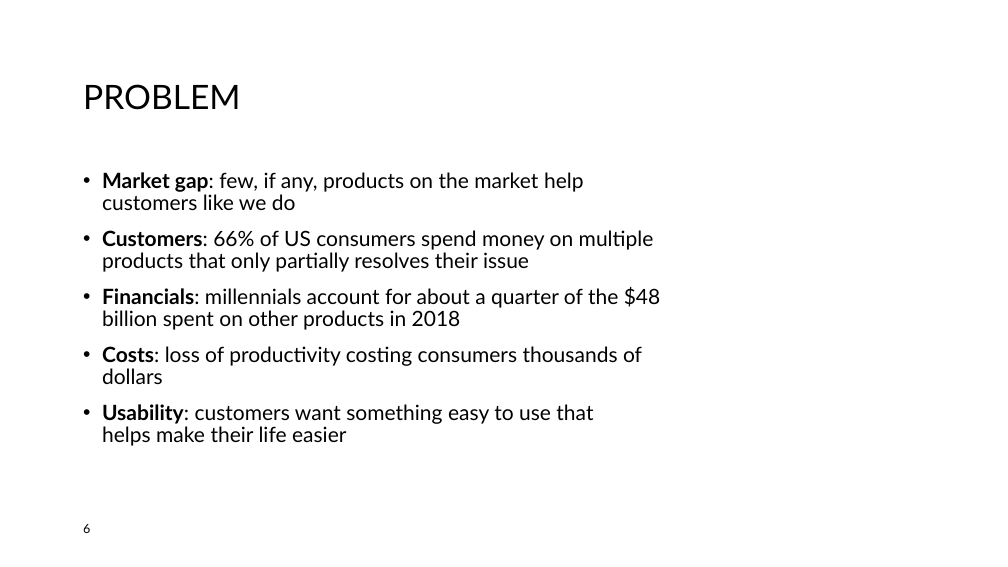
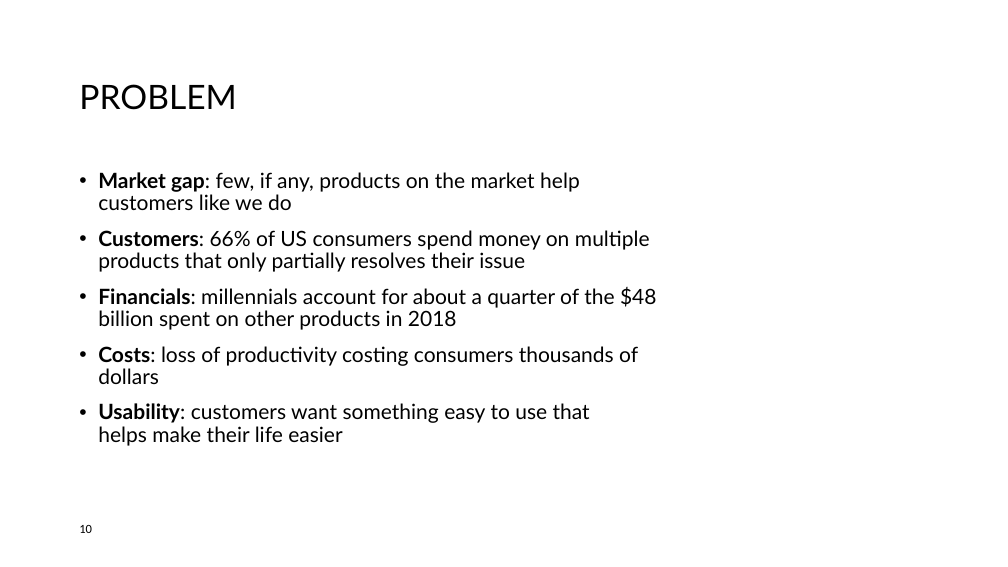
Before and after one commit to PictureOfGray/CS412-Team-NAME, a slide deck: slide 10 of presentations/TeamNAMETSP.pptx (slide 6 before the commit). Drawn at 1008x567 pixels with LibreOffice and Linux fonts; fonts in the diff are those of the drawing; background and template pictures are left out. Boxes give left, top, right and bottom in pixels: in the first picture for what was removed or moved away, otherwise in the second. Text is boxed around its words. In the diff, an @@ line names an element or a change of style, - is before the commit and + after.

```diff
--- a/presentations/TeamNAMETSP.pptx
+++ b/presentations/TeamNAMETSP.pptx
@@ title "PROBLEM": place and size @@
-title "PROBLEM" at (83,84,240,110)
+title "PROBLEM" at (79,84,236,110)
@@ text "Market gap: few, if any, ...": place and size @@
-text "Market gap: few, if any, ..." at (102,172,661,446)
+text "Market gap: few, if any, ..." at (98,172,657,446)
@@ page number added at (79,525,92,533), 12 pt, text #000000 @@
+10
@@ page number removed at (83,524,90,533) @@
-6
```
Also in this commit, not shown: 8 other slides changed, 4 slides added, 2 slides removed, 1 other file.
